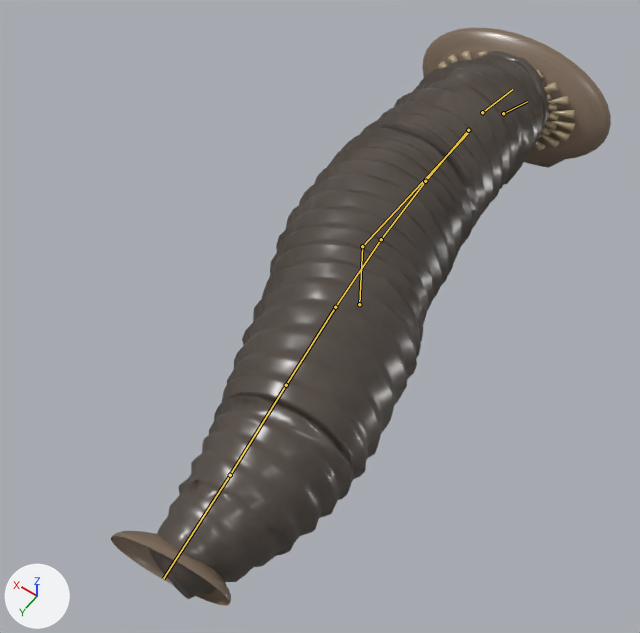
Before and after pictures for a commit that changed the glTF model outputs/AshenOathTheRoadBetweenCrowns/assets_external/design_pack_v1/creatures/M12_Knell_Leech.glb.
Before and after are seen from a 50 mm camera at (-0.753, 1.231, 1.791) aimed at (-0.002, 0.179, 0.138). Lighting does not change. The marker at lower left points along +X, +Y and +Z. The picture after the commit comes second. Both versions are drawn at frame 38 of the action 'Sleep'; the numbers are the values there. The bones that bend it are drawn over the model as lines.

Names of what the first picture shows: 'M12_RuntimeAssembly'.
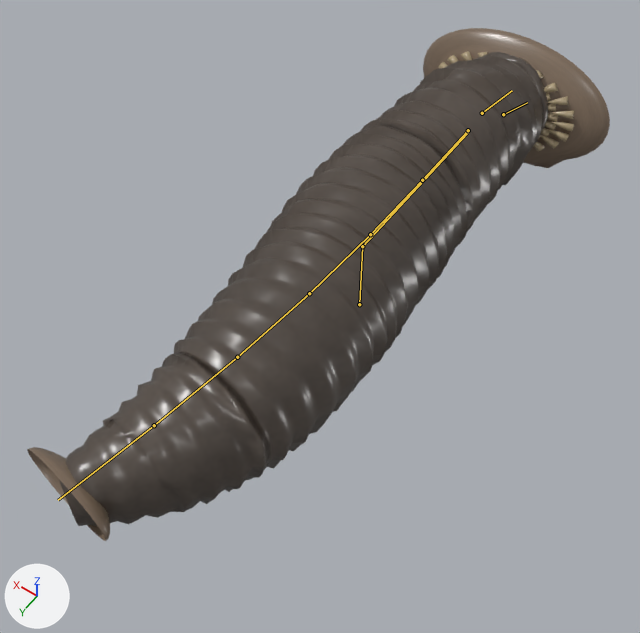
Patch to the scene script:
```diff
--- a/outputs/AshenOathTheRoadBetweenCrowns/assets_external/design_pack_v1/creatures/M12_Knell_Leech.glb.py
+++ b/outputs/AshenOathTheRoadBetweenCrowns/assets_external/design_pack_v1/creatures/M12_Knell_Leech.glb.py
@@ bone_segment0 @@
 bone_segment0 = bpy.data.objects['M12_Rig'].pose.bones['Segment0']  # child of 'Body'
-bone_segment0.rotation_quaternion = (1.0, 0.0, 0.0, 0.019)  # degrees (0, 0, 2)
+bone_segment0.rotation_quaternion = (-1.0, 0.0, 0.0, -0.002)  # degrees (0, 0, 0)
@@ bone_segment1 @@
 bone_segment1 = bpy.data.objects['M12_Rig'].pose.bones['Segment1']  # child of 'Segment0'
-bone_segment1.rotation_quaternion = (1.0, 0.0, 0.0, 0.022)  # degrees (0, 0, 3)
+bone_segment1.rotation_quaternion = (1.0, 0.0, 0.0, -0.009)  # degrees (0, 0, -1)
@@ bone_segment2 @@
 bone_segment2 = bpy.data.objects['M12_Rig'].pose.bones['Segment2']  # child of 'Segment1'
-bone_segment2.rotation_quaternion = (1.0, 0.0, 0.0, 0.021)  # degrees (0, 0, 2)
+bone_segment2.rotation_quaternion = (1.0, 0.0, 0.0, -0.017)  # degrees (0, 0, -2)
@@ bone_segment3 @@
 bone_segment3 = bpy.data.objects['M12_Rig'].pose.bones['Segment3']  # child of 'Segment2'
-bone_segment3.rotation_quaternion = (1.0, 0.0, 0.0, 0.014)  # degrees (0, 0, 2)
+bone_segment3.rotation_quaternion = (1.0, 0.0, 0.0, -0.022)  # degrees (0, 0, -3)
@@ bone_segment4 @@
 bone_segment4 = bpy.data.objects['M12_Rig'].pose.bones['Segment4']  # child of 'Segment3'
-bone_segment4.rotation_quaternion = (1.0, 0.0, 0.0, 0.004)  # degrees (0, 0, 0)
+bone_segment4.rotation_quaternion = (1.0, 0.0, 0.0, -0.021)  # degrees (0, 0, -2)
```

What differs and where, as boxes [x1, y1, x2, y2] in the pictures (640 x 633 px):
'M12_RuntimeAssembly', posed (17% wider, 11% shorter)
    before: [111, 28, 611, 606]
    after: [27, 28, 610, 541]
bone 'Segment0', root to tip
    before: (468, 130) to (425, 181)
    after: (468, 130) to (422, 180)
bone 'Segment1', root to tip
    before: (425, 181) to (381, 239)
    after: (422, 180) to (370, 234)
bone 'Segment2', root to tip
    before: (381, 239) to (335, 307)
    after: (370, 234) to (309, 293)
bone 'Segment3', root to tip
    before: (335, 307) to (286, 385)
    after: (309, 293) to (237, 357)
bone 'Segment4', root to tip
    before: (286, 385) to (230, 475)
    after: (237, 357) to (154, 425)
